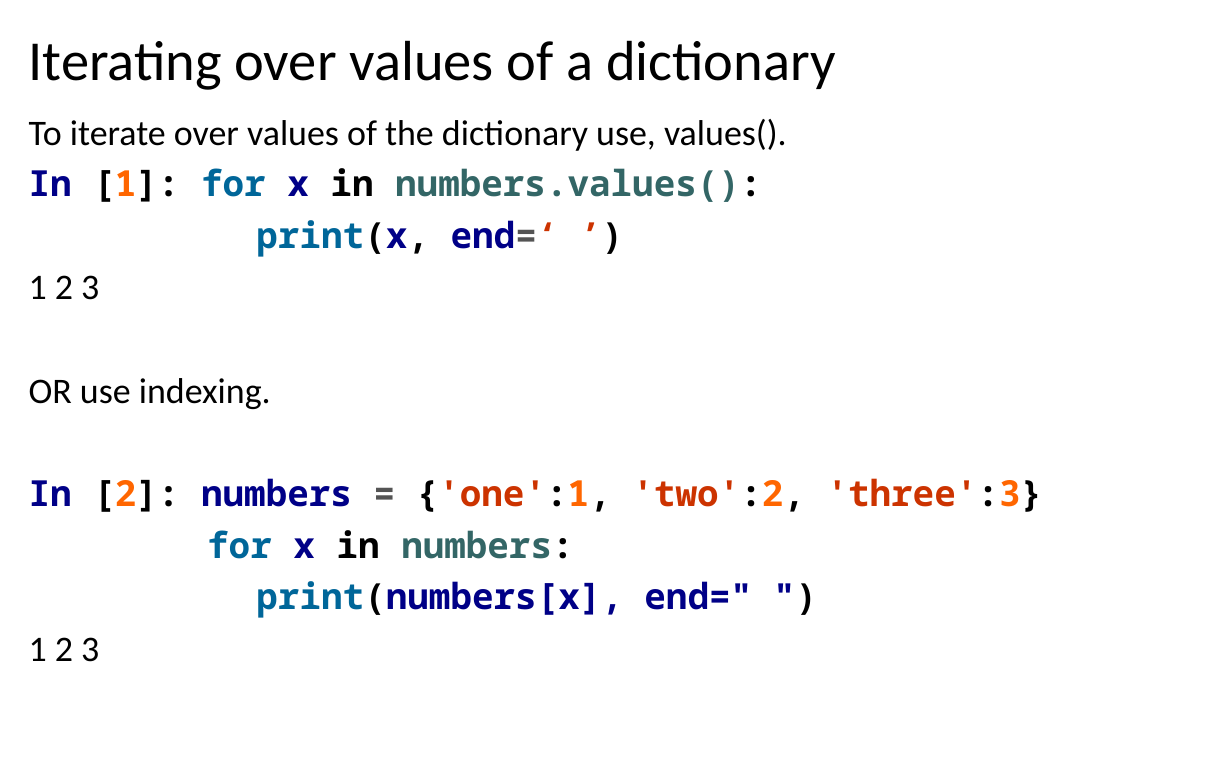
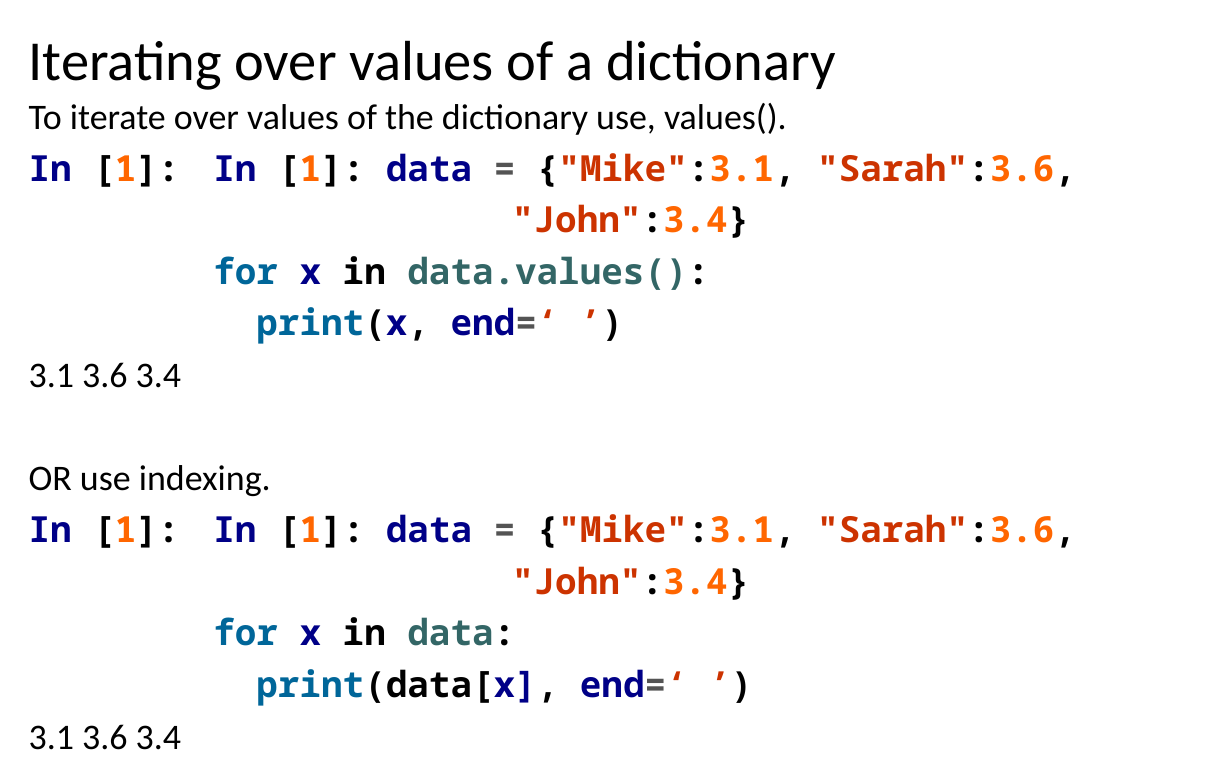
Before and after one commit to LongBaoNguyen/longbaonguyen.github.io, a slide deck: slide 24 of courses/apcsp/lect9.pptx. Drawn at 1232x770 pixels with LibreOffice and Linux fonts; fonts in the diff are those of the drawing. Boxes give left, top, right and bottom in pixels: in the first picture for what was removed or moved away, otherwise in the second. Text is boxed around its words. In the diff, an @@ line names an element or a change of style, - is before the commit and + after.

```diff
--- a/courses/apcsp/lect9.pptx
+++ b/courses/apcsp/lect9.pptx
@@ text "To iterate over values of ...": place and size @@
-text "To iterate over values of ..." at [29,119,1043,662]
+text "To iterate over values of ..." at [29,103,1076,750]
@@ text at [29,153,1076,290]: text changed; text colour #336666 to #CC3300 @@
-In [1]: for x in numbers.values():
+In [1]: In [1]: data = {"Mike":3.1, "Sarah":3.6,
+"John":3.4}
+for x in data.values():
@@ text at [29,362,181,388]: text changed @@
-1 2 3
+3.1 3.6 3.4
@@ text at [29,514,1076,750]: text changed; text colour #000087 to #000000 @@
-In [2]: numbers = {'one':1, 'two':2, 'three':3}
-for x in numbers:
-print(numbers[x], end=" ")
-1 2 3
+In [1]: In [1]: data = {"Mike":3.1, "Sarah":3.6,
+"John":3.4}
+for x in data:
+print(data[x], end=‘ ’)
+3.1 3.6 3.4
```
Also in this commit, not shown: 7 other slides changed, 38 other files.
